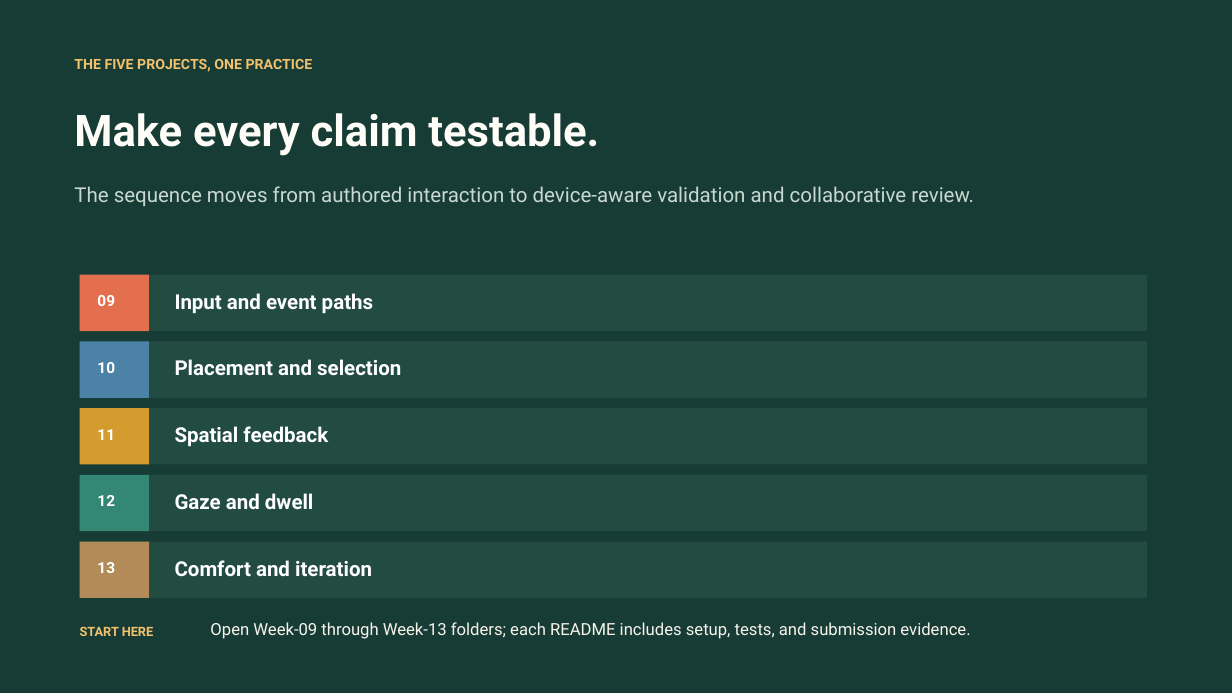
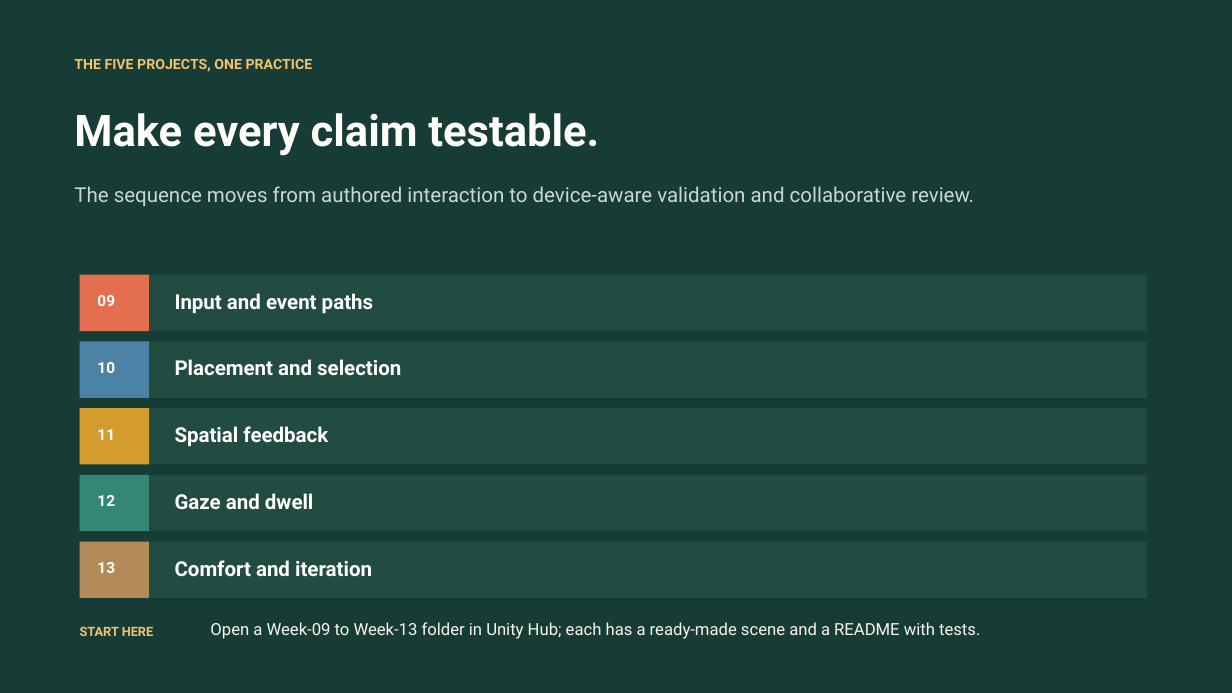
Before and after one commit to jcallinan/CIST1423-Fall2026-Examples, a slide deck: slide 13 of Slide-Decks/Chapter 5-9 Unity Project Labs.pptx (slide 8 before the commit). Drawn at 1232x693 pixels with LibreOffice and Linux fonts; fonts in the diff are those of the drawing. Boxes give left, top, right and bottom in pixels: in the first picture for what was removed or moved away, otherwise in the second. Text is boxed around its words. In the diff, an @@ line names an element or a change of style, - is before the commit and + after.

```diff
--- a/Slide-Decks/Chapter 5-9 Unity Project Labs.pptx
+++ b/Slide-Decks/Chapter 5-9 Unity Project Labs.pptx
@@ text at (x1=210, y1=622, x2=980, y2=639): text changed @@
-Open Week-09 through Week-13 folders; each README includes setup, tests, and submission evidence.
+Open a Week-09 to Week-13 folder in Unity Hub; each has a ready-made scene and a README with tests.
```
Also in this commit, not shown: 5 other slides changed, 5 slides added.
